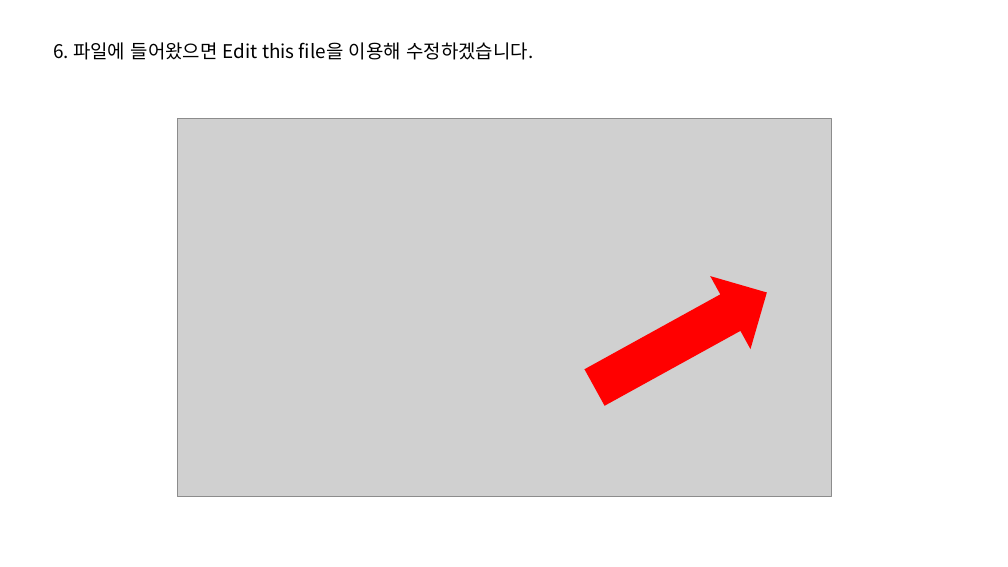
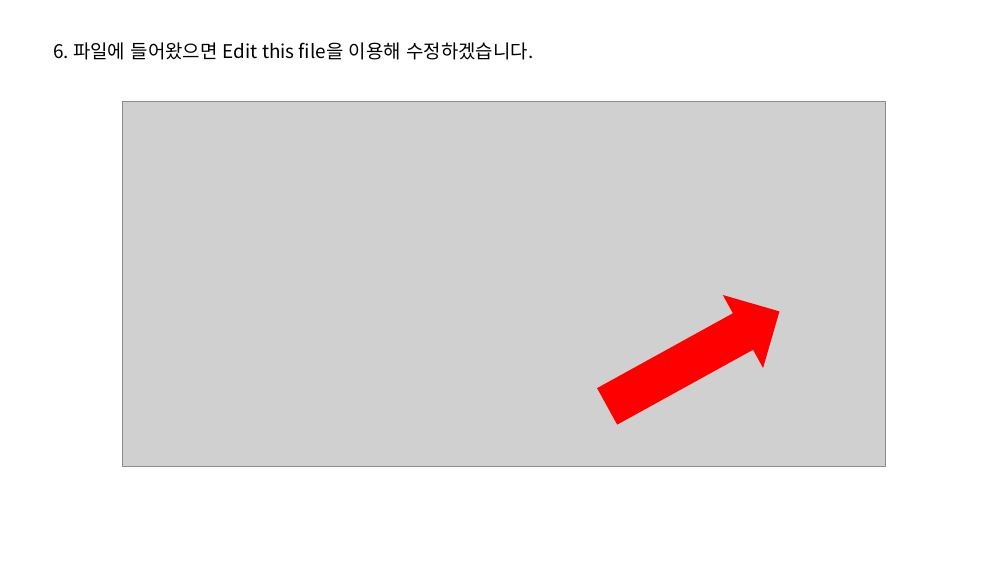
Before and after one commit to SNU-BDA-Lab/SNU-BDA-Lab.github.io, a slide deck: slide 8 of How_To_Use_Github_pages.pptx (slide 9 before the commit). Drawn at 1008x567 pixels with LibreOffice and Linux fonts; fonts in the diff are those of the drawing; grey boxes stand for pictures. Boxes give left, top, right and bottom in pixels: in the first picture for what was removed or moved away, otherwise in the second. Text is boxed around its words. In the diff, an @@ line names an element or a change of style, - is before the commit and + after.

```diff
--- a/How_To_Use_Github_pages.pptx
+++ b/How_To_Use_Github_pages.pptx
@@ picture: place and size @@
-picture at bbox=[177, 119, 831, 497]
+picture at bbox=[123, 101, 885, 467]
@@ left arrow: place and size @@
-left arrow at bbox=[574, 256, 787, 424]
+left arrow at bbox=[587, 275, 800, 443]
```
Also in this commit, not shown: 4 other slides changed, 5 slides added, 8 slides removed, 1 other file.
